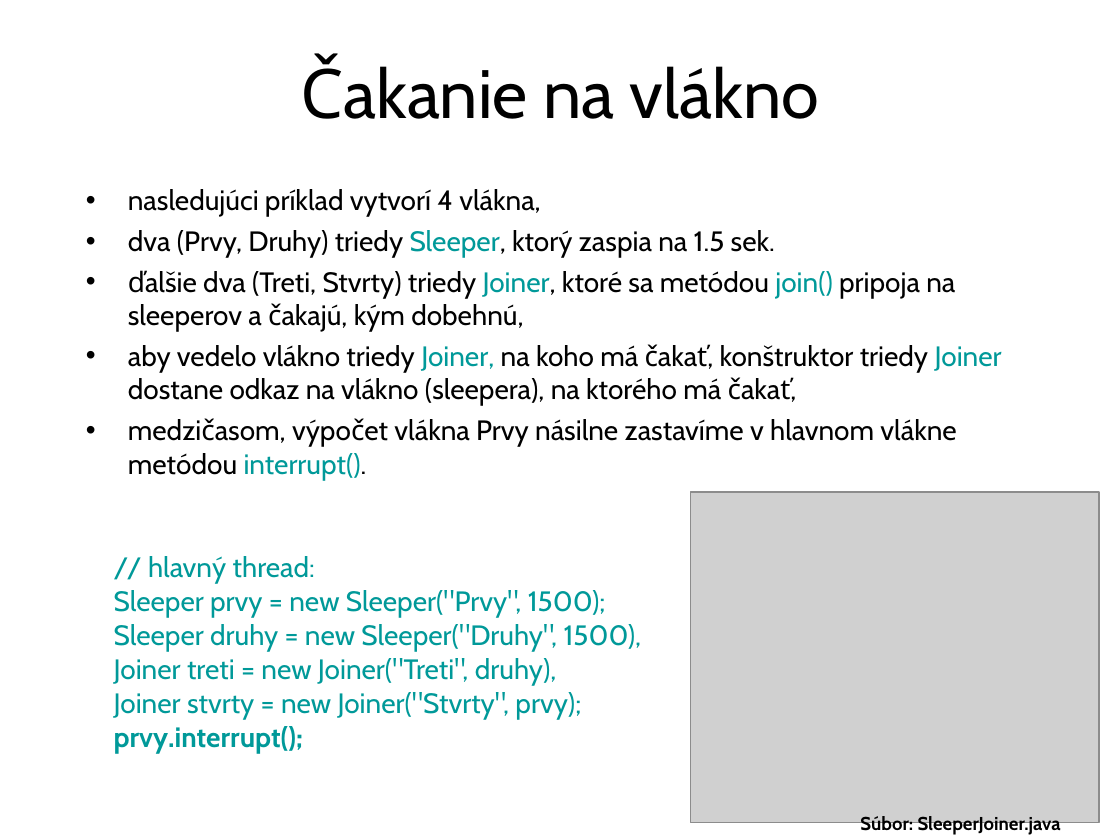
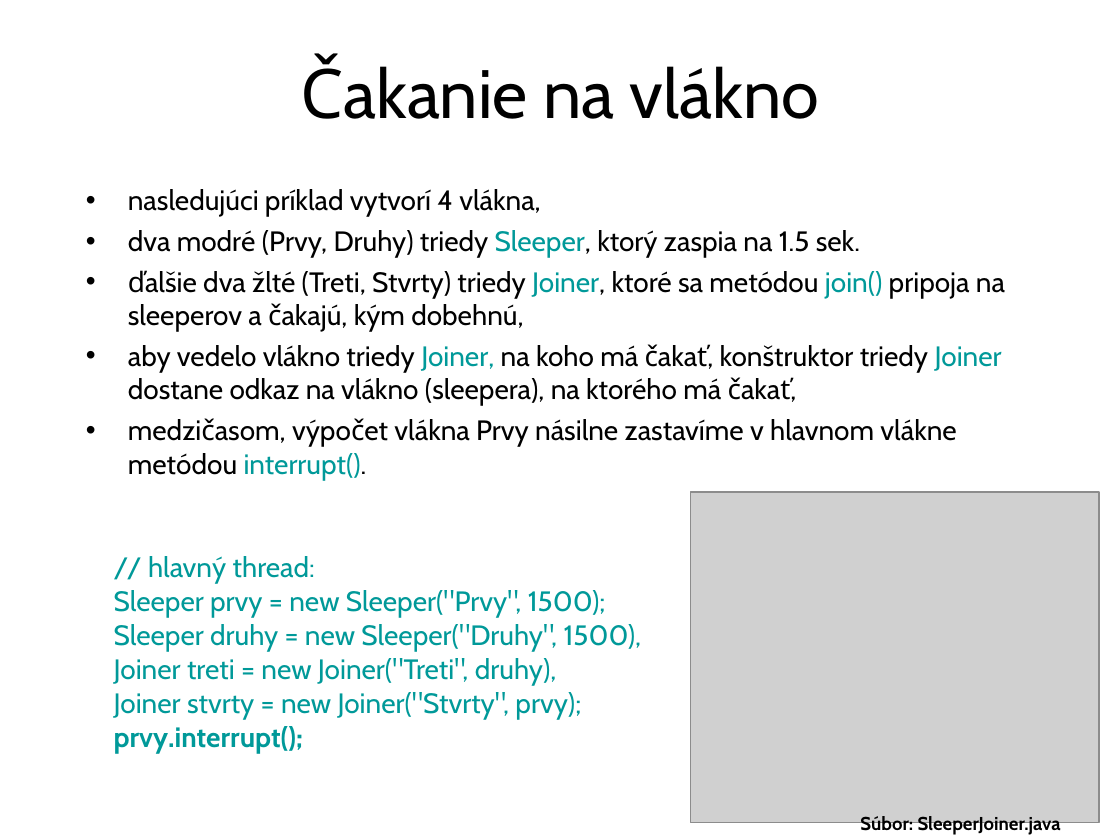
Before and after one commit to Programovanie4/Prednasky, a slide deck: slide 4 of 09/09_java.ppt. Drawn at 1120x840 pixels with LibreOffice and Linux fonts; fonts in the diff are those of the drawing; grey boxes stand for pictures. Boxes give left, top, right and bottom in pixels: in the first picture for what was removed or moved away, otherwise in the second. Text is boxed around its words. In the diff, an @@ line names an element or a change of style, - is before the commit and + after.

```diff
--- a/09/09_java.ppt
+++ b/09/09_java.ppt
@@ text at (x1=128, y1=230, x2=1005, y2=332): text changed @@
-• dva (Prvy, Druhy) triedy Sleeper, ktorý zaspia na 1.5 sek.
-• ďalšie dva (Treti, Stvrty) triedy Joiner, ktoré sa metódou join() pripoja na sleeperov a čakajú, kým dobehnú,
+• dva modré (Prvy, Druhy) triedy Sleeper, ktorý zaspia na 1.5 sek.
+• ďalšie dva žlté (Treti, Stvrty) triedy Joiner, ktoré sa metódou join() pripoja na sleeperov a čakajú, kým dobehnú,
```
Also in this commit, not shown: 7 other slides changed, 3 other files.
